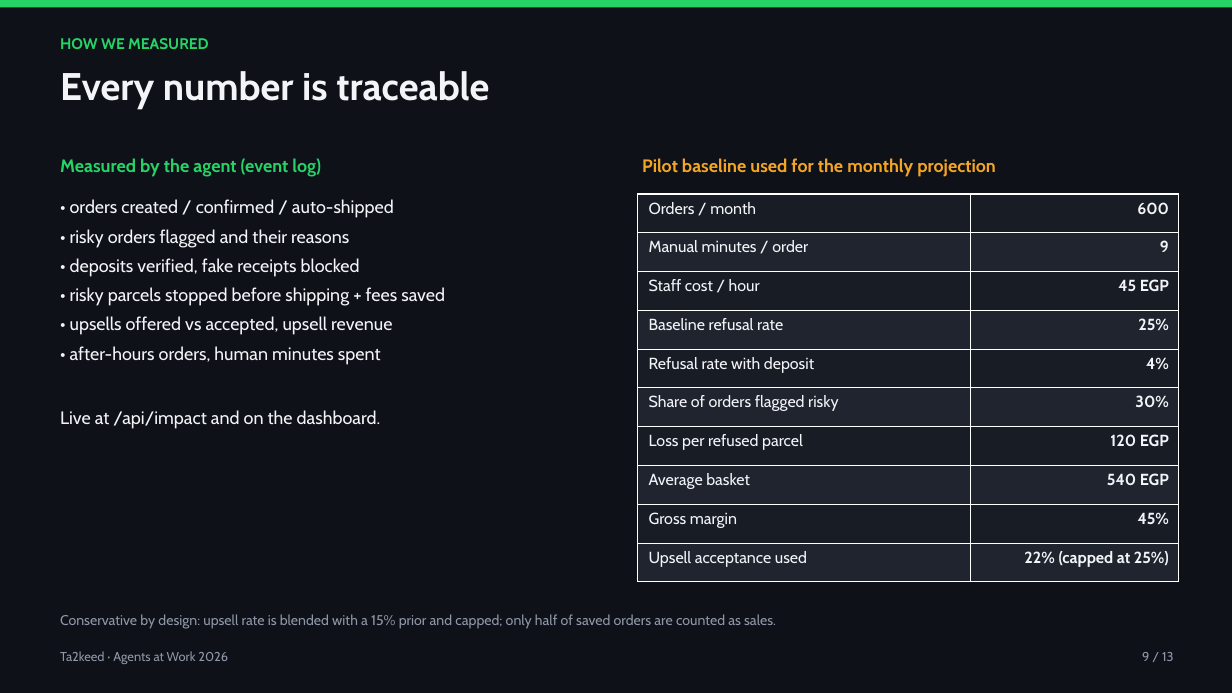
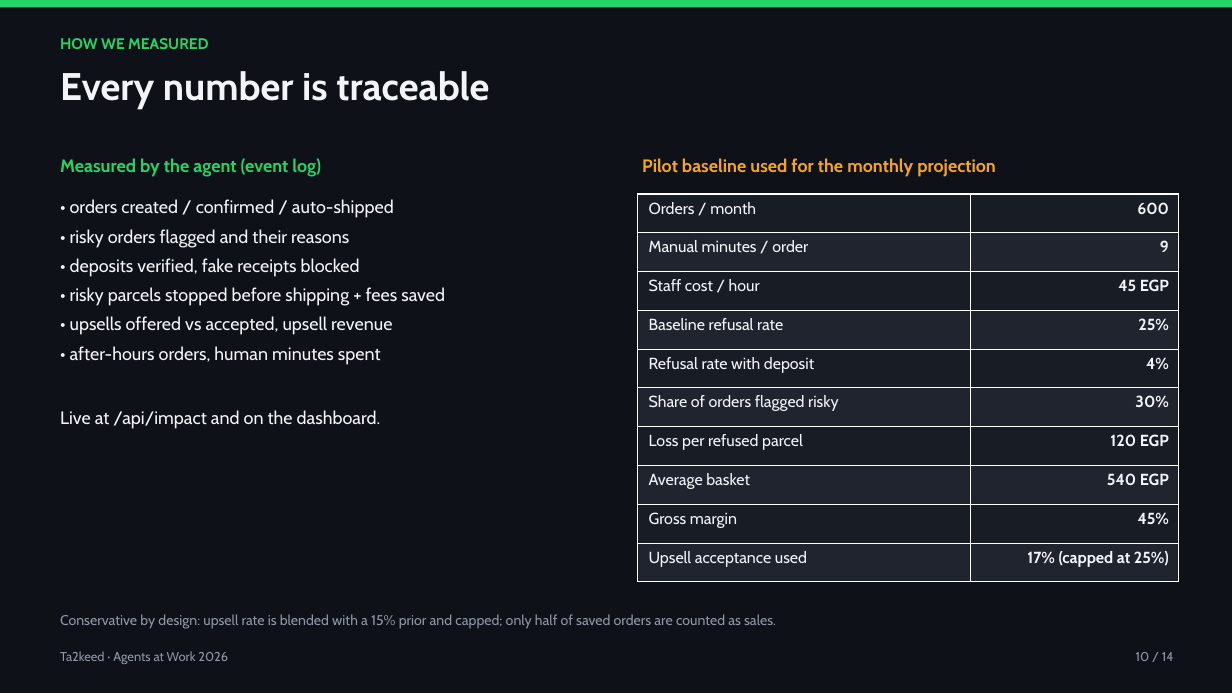
Before and after one commit to MahmoudJimmey/Ta2keed, a slide deck: slide 10 of docs/Ta2keed-impact-slides.pptx (slide 9 before the commit). Drawn at 1232x693 pixels with LibreOffice and Linux fonts; fonts in the diff are those of the drawing. Boxes give left, top, right and bottom in pixels: in the first picture for what was removed or moved away, otherwise in the second. Text is boxed around its words. In the diff, an @@ line names an element or a change of style, - is before the commit and + after.

```diff
--- a/docs/Ta2keed-impact-slides.pptx
+++ b/docs/Ta2keed-impact-slides.pptx
@@ table at (x1=638, y1=194, x2=1178, y2=582) @@
-row 10, column 2: 22% (capped at 25%)
+row 10, column 2: 17% (capped at 25%)
@@ text at (x1=1136, y1=652, x2=1174, y2=661): text changed @@
-9 / 13
+10 / 14
```
Also in this commit, not shown: 12 other slides changed, 1 slide added, 27 other files.
